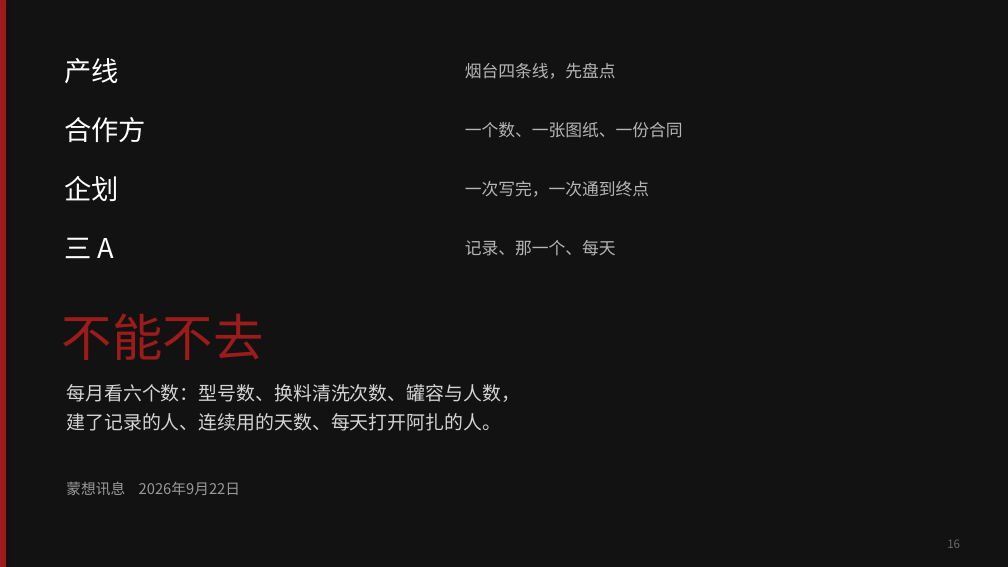
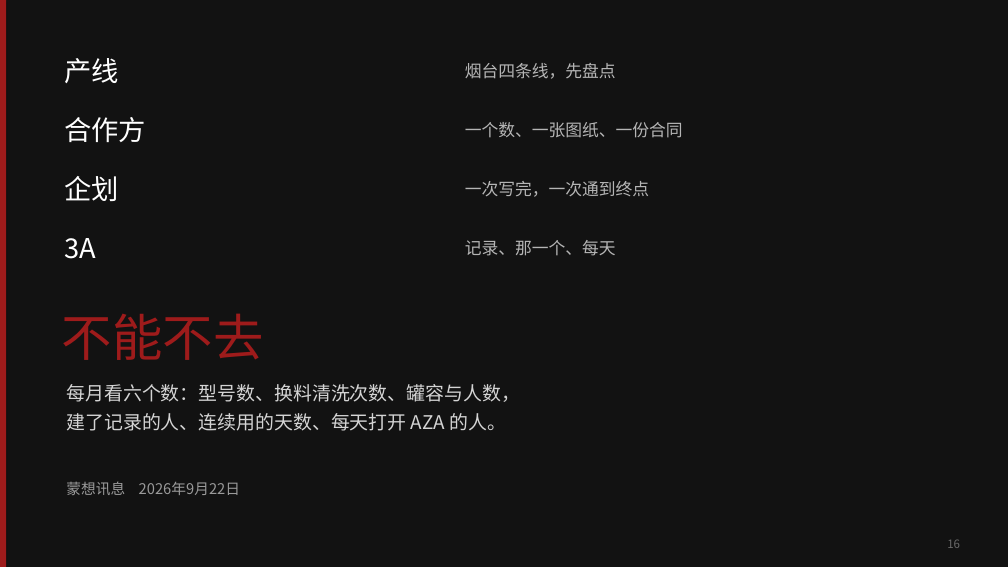
Before and after one commit to headshot9999/xiaoyi, a slide deck: slide 16 of 艾多美何以成为100兆韩元企业.pptx. Drawn at 1008x567 pixels with LibreOffice and Linux fonts; fonts in the diff are those of the drawing. Boxes give left, top, right and bottom in pixels: in the first picture for what was removed or moved away, otherwise in the second. Text is boxed around its words. In the diff, an @@ line names an element or a change of style, - is before the commit and + after.

```diff
--- a/艾多美何以成为100兆韩元企业.pptx
+++ b/艾多美何以成为100兆韩元企业.pptx
@@ text at (x1=64, y1=238, x2=96, y2=259): text changed @@
-三 A
+3A
@@ text at (x1=66, y1=384, x2=520, y2=431): text changed @@
-每月看六个数：型号数、换料清洗次数、罐容与人数，
-建了记录的人、连续用的天数、每天打开阿扎的人。
+每月看六个数：型号数、换料清洗次数、罐容与人数，
+建了记录的人、连续用的天数、每天打开 AZA 的人。
```
Also in this commit, not shown: 15 other slides changed, 3 other files.
